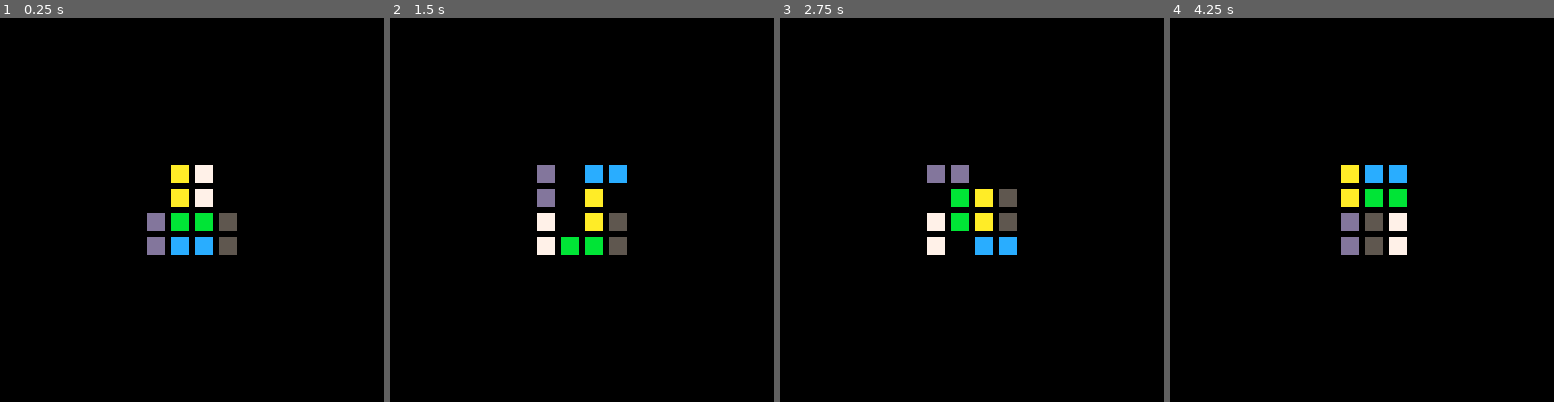
Above: before the commit, frames 1-4 (left to right).
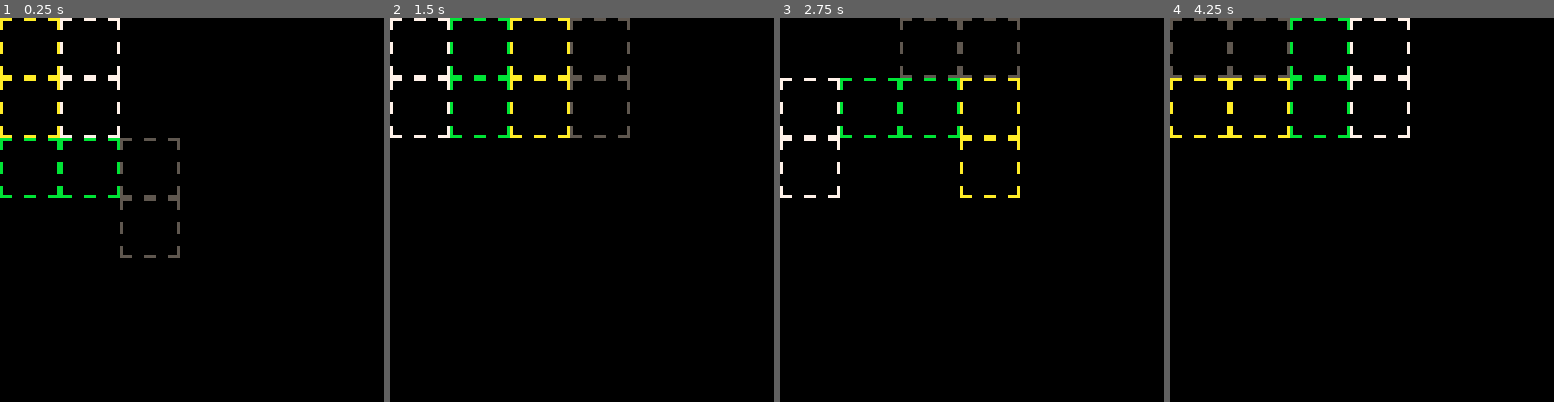
Above: after the commit, the same moments.

Repository: shen-sat/pips
Game: PICO-8 cartridge game.p8
Same seed, same stepped clock (60 frames per second), same inputs: the game is played once before the commit and once after it.
Inputs:
- Up to frame 1 (0.25 s): no input
- Up to frame 2 (1.5 s): tap O (Z key) at 0.7 s
- Up to frame 3 (2.75 s): tap O (Z key) at 1.7, 2.1, 2.5 s
- Up to frame 4 (4.25 s): tap O (Z key) every 0.4 s from 2.9 to 4.1 s

The runs differ from the first frame. In frame 1, 4.7% of the frame differs, in the area x 0-62%, y 0-63%; in frame 2, 4.8%, in the area x 0-63%, y 0-62%; in frame 3, 4.7%; in frame 4, 4.8%.

Commit message:
draw board grid, raw

Diff:
--- a/game.p8
+++ b/game.p8
@@ -10,8 +10,6 @@
   11, -- 2: light blue
   10, -- 3: green
   5,  -- 4: red
-  12, -- 5
-  13  -- 6
 }
 
 GRID_W = 4
@@ -29,17 +27,50 @@
   end
 end
 
+function get_board_anchor(board)
+  local min_x, min_y = GRID_W, GRID_H
+  for x=1, GRID_W do
+    for y=1, GRID_H do
+      if board[x][y] and board[x][y] > 0 then
+        if x < min_x then min_x = x end
+        if y < min_y then min_y = y end
+      end
+    end
+  end
+  return min_x, min_y
+end
+
 function _draw()
   cls()
-  local x_offset = 64 - (GRID_W * 8 / 2)
-  local y_offset = 64 - (GRID_H * 8 / 2)
+  local size = 20
+  local anchor_x, anchor_y = get_board_anchor(board)
   for x=1, GRID_W do
     for y=1, GRID_H do
       if board[x][y] and board[x][y] > 0 then
         local color_index = board[x][y]
         local color = domino_colors[color_index]
-        rectfill(x_offset + (x-1)*8, y_offset + (y-1)*8, x_offset + x*8 - 1, y_offset + y*8 - 1, color)
-        rect(x_offset + (x-1)*8, y_offset + (y-1)*8, x_offset + x*8 - 1, y_offset + y*8 - 1, 0)
+          local cell_x = (x-anchor_x)*size
+          local cell_y = (y-anchor_y)*size
+          local cell_x2 = cell_x + size - 1
+          local cell_y2 = cell_y + size - 1
+          local seg = 4 -- segment length
+          local gap = 4 -- gap length
+          -- Top edge
+          for i=0, size-1, seg+gap do
+            line(cell_x+i, cell_y, min(cell_x+i+seg-1, cell_x2), cell_y, color)
+          end
+          -- Bottom edge
+          for i=0, size-1, seg+gap do
+            line(cell_x+i, cell_y2, min(cell_x+i+seg-1, cell_x2), cell_y2, color)
+          end
+          -- Left edge
+          for i=0, size-1, seg+gap do
+            line(cell_x, cell_y+i, cell_x, min(cell_y+i+seg-1, cell_y2), color)
+          end
+          -- Right edge
+          for i=0, size-1, seg+gap do
+            line(cell_x2, cell_y+i, cell_x2, min(cell_y+i+seg-1, cell_y2), color)
+          end
       end
     end
   end
